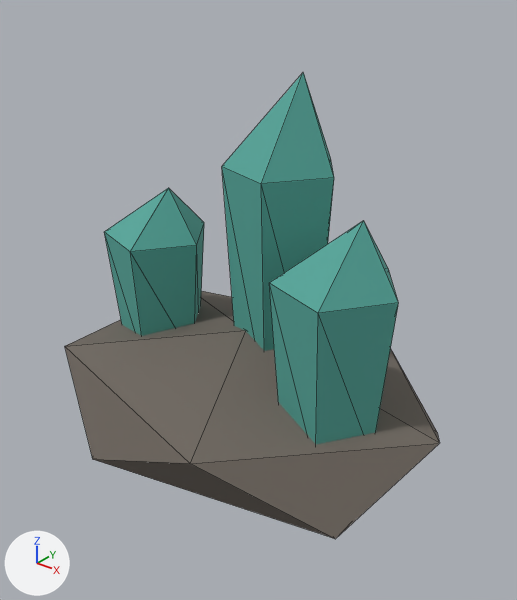
The glTF model public/models/res_gems.glb as it was, and as the next commit left it.
Camera for both pictures: a 50 mm camera at (0.237, -0.284, 0.269) aimed at (0.012, -0.004, 0.095). The axes (+X, +Y, +Z) are drawn at lower left. The lights are the same throughout. The older version comes first. Mesh edges are drawn as thin lines. Vertices at exactly the same position are counted once.

Before the edit, the objects in view are built like this:
```python
me_icosphere_138 = bpy.data.meshes.new('Icosphere.138')
me_icosphere_138.from_pydata(...)  # 45 vertices, 74 faces; spans x -0.125..0.125, y -0.089..0.089, z 0.0..0.215
# faces by material slot: [20, 54]
me_icosphere_138.materials.append(mat_rock_dark)  # dark grey #6e665e
me_icosphere_138.materials.append(mat_teal)  # cyan #55a89c
ob_res_gems = bpy.data.objects.new('res_gems', me_icosphere_138)
ob_res_gems.location = (0.0, 0.0, 0.0)
```
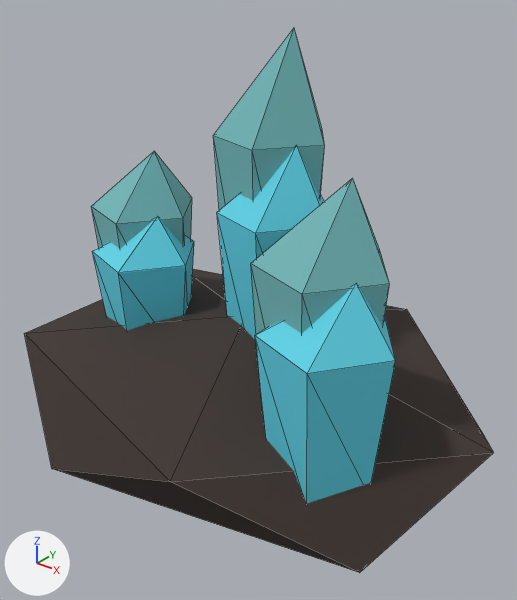
What differs and where, as boxes [x1, y1, x2, y2] in the pictures (517 x 600 px; the box of a moved part takes in the faces that stretch with it):
'res_gems', reshaped (25% wider, 17% taller): before [65, 72, 439, 539]; after [24, 28, 493, 573]
part 1 of me_icosphere_138, moved or reshaped: before [104, 188, 204, 336]; after [91, 151, 192, 249]
part 2 of me_icosphere_138, moved or reshaped: before [222, 72, 334, 351]; after [213, 28, 325, 210]
part 3 of me_icosphere_138, added (cyan): after [251, 178, 390, 412]
part 4 of me_icosphere_138, added (cyan): after [92, 217, 194, 331]
part 5 of me_icosphere_138, added (cyan): after [217, 146, 324, 339]
part 6 of me_icosphere_138, added (cyan): after [255, 283, 395, 503]
part 7 of me_icosphere_138, deleted (cyan): before [269, 220, 398, 444]
part 8 of me_icosphere_138, moved or reshaped: before [65, 291, 439, 539]; after [24, 269, 493, 573]

Edits to the bpy script that builds the scene:
```text
Add mat_basalt:
    mat_basalt = principled_material('basalt')
    mat_basalt.base_color = (0.0437, 0.0284, 0.0232)  # brown #3b2f2a
    mat_basalt.roughness = 0.82
Add mat_opal:
    mat_opal = principled_material('opal')
    mat_opal.base_color = (0.171, 0.479, 0.491)  # cyan #73b8ba
    mat_opal.roughness = 0.82
Add mat_cryo:
    mat_cryo = principled_material('cryo')
    mat_cryo.base_color = (0.114, 0.658, 0.807)  # cyan #5fd4e8
    mat_cryo.roughness = 0.82
Change me_icosphere_138:
    used by ob_res_gems; location = (0.0, 0.0, 0.0)
    remove me_icosphere_138.from_pydata(...)  # 45 vertices, 74 faces; spans x -0.125..0.125, y -0.089..0.089, z 0.0..0.215
    remove me_icosphere_138.materials.append(mat_rock_dark)  # dark grey #6e665e
    remove me_icosphere_138.materials.append(mat_teal)  # cyan #55a89c
    add me_icosphere_138.from_pydata(...)  # 78 vertices, 128 faces; spans x -0.152..0.152, y -0.111..0.111, z 0.0..0.235
    me_icosphere_138 part 1: the loose piece of 11 vertices spanning x -0.097..-0.037, y -0.031..0.031, z 0.035..0.145 is scaled about its middle by (1, 1, 1.18), then moved by (-0.01, 0.0, 0.01), in mat_opal (cyan #73b8ba)
    me_icosphere_138 part 2: the loose piece of 11 vertices spanning x -0.017..0.043, y -0.011..0.051, z 0.035..0.215 is scaled about its middle by (1, 1, 1.11), then moved by (-0.01, 0.005, 0.01), in mat_opal (cyan #73b8ba)
    me_icosphere_138 part 3: the loose piece of 11 vertices spanning x -0.017..0.043, y -0.011..0.051, z 0.035..0.215 is copied, and the copy is scaled about its middle by (1, 1, 0.833), then moved by (0.065, -0.055, -0.015), in mat_opal (cyan #73b8ba); it spans x 0.048..0.108, y -0.066..-0.004, z 0.035..0.185
    me_icosphere_138 part 4: the loose piece of 11 vertices spanning x -0.097..-0.037, y -0.031..0.031, z 0.035..0.145 is copied, and the copy is scaled about its middle by (1, 1, 0.827), then moved by (0.002, -0.012, -0.005), in mat_cryo (cyan #5fd4e8); it spans x -0.095..-0.035, y -0.043..0.019, z 0.04..0.131
    me_icosphere_138 part 5: the loose piece of 11 vertices spanning x -0.017..0.043, y -0.011..0.051, z 0.035..0.215 is copied, and the copy is scaled about its middle by (1, 1, 0.778), then moved by (0.002, -0.007, -0.015), in mat_cryo (cyan #5fd4e8); it spans x -0.015..0.045, y -0.018..0.044, z 0.04..0.18
    me_icosphere_138 part 6: the loose piece of 11 vertices spanning x -0.017..0.043, y -0.011..0.051, z 0.035..0.215 is copied, and the copy is scaled about its middle by (1, 1, 0.583), then moved by (0.077, -0.067, -0.033), in mat_cryo (cyan #5fd4e8); it spans x 0.06..0.12, y -0.078..-0.016, z 0.04..0.145
    me_icosphere_138 part 7: the loose piece of 11 vertices spanning x 0.043..0.103, y -0.046..0.016, z 0.035..0.16 is deleted
    me_icosphere_138 part 8
    11 vertices are removed from x -0.125..0.125, y -0.089..0.089, z 0.012..0.07
    20 faces are deleted
    11 vertices are added at x -0.152..0.152, y -0.111..0.111, z 0.015..0.08
    20 new faces join them, mat_basalt (brown #3b2f2a)
    add me_icosphere_138.materials.append(mat_basalt)  # brown #3b2f2a
    add me_icosphere_138.materials.append(mat_opal)  # cyan #73b8ba
    add me_icosphere_138.materials.append(mat_cryo)  # cyan #5fd4e8
```
